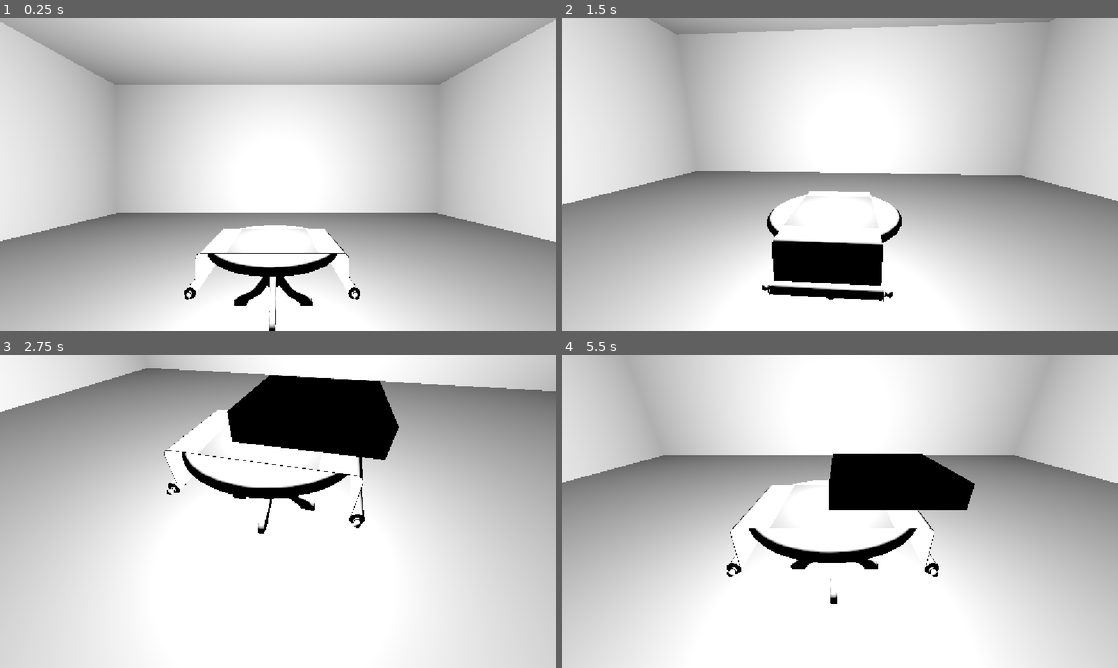
Above: before the commit, frames 1-4 (two rows, left to right).
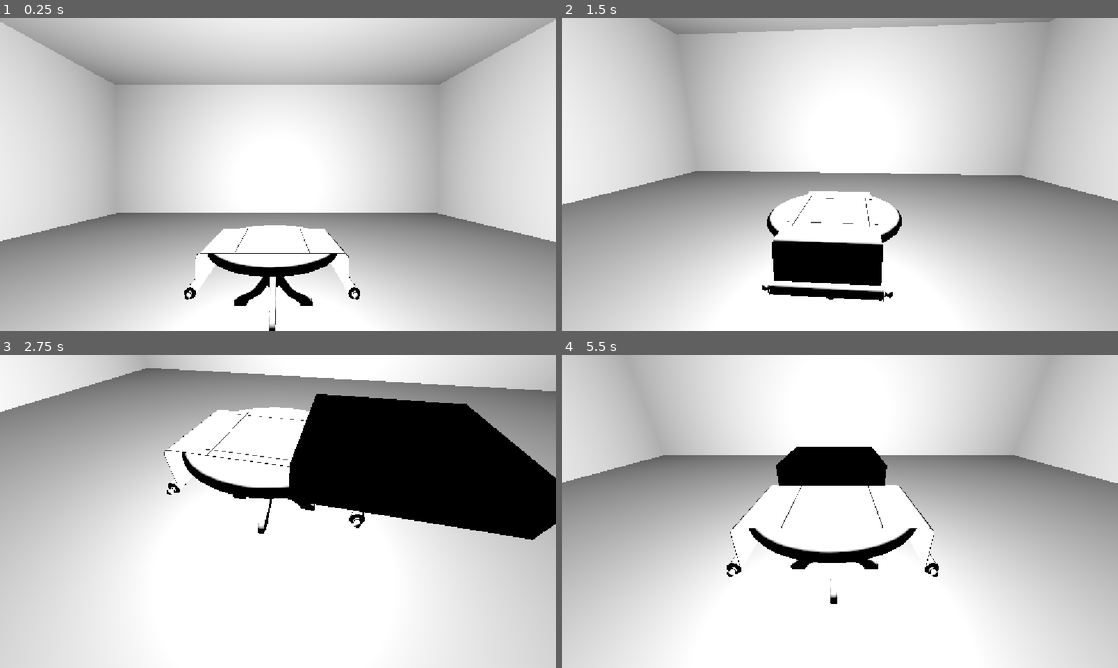
Above: after the commit, the same moments.

Repository: greywolfcode/TBD
Game: Godot game, scene res://areas/game.tscn
Same seed, same stepped clock (60 frames per second), same inputs: the game is played once before the commit and once after it.
Inputs (mouse positions are in pixels of both pictures, inside the frame that each line leads up to):
- Up to frame 1 (0.25 s): no input
- Up to frame 2 (1.5 s): tap Enter at 0.5 s; move the mouse to (962, 158) at 0.52 s; hold D (rotate_right) 0.53-1.28 s; tap Mouse wheel up (zoom_in) at 0.6 s; move the mouse to (728, 190) at 1.27 s; hold S (tilt_down) from 1.28 s (still down); tap Mouse wheel down (zoom_out) at 1.35 s
- Up to frame 3 (2.75 s): move the mouse to (333, 442) at 2.02 s; release S (tilt_down) at 2.03 s; hold D (rotate_right) from 2.03 s (still down); tap Mouse wheel up (zoom_in) at 2.1 s
- Up to frame 4 (5.5 s): move the mouse to (812, 574) at 2.77 s; release D (rotate_right) at 2.78 s; hold W (tilt_up) 2.78-3.53 s; tap Mouse wheel down (zoom_out) at 2.85, 4.35 s; move the mouse to (1006, 558) at 3.52 s; hold A (rotate_left) 3.53-5.03 s; tap Mouse wheel up (zoom_in) at 3.6, 5.1 s; move the mouse to (673, 464) at 4.27 s; move the mouse to (867, 511) at 5.02 s; hold S (tilt_down) from 5.03 s (still down)

The runs differ from the first frame. In frame 1, less than 0.1% of the frame differs, in the area x 42-56%, y 67-76%; in frame 2, less than 0.1%; in frame 3, 16%, in the area x 35-100%, y 6-60%; in frame 4, 4.5%.

Commit message:
Center tiles and grid at (0,0)

Diff:
--- a/src/world/map/map-center-material.tres
+++ b/src/world/map/map-center-material.tres
@@ -1,3 +1,10 @@
 [gd_resource type="ShaderMaterial" format=3 uid="uid://dc6dnldaumnb2"]
 
+[ext_resource type="Shader" uid="uid://bkncsvascm04i" path="res://world/map/map.gdshader" id="1_y3p5l"]
+
 [resource]
+render_priority = 0
+shader = ExtResource("1_y3p5l")
+shader_parameter/grid_colour = Color(0, 0, 0, 1)
+shader_parameter/cell_size = 1.0
+shader_parameter/line_thickness = 0.01
--- a/src/world/map/map.gdshader
+++ b/src/world/map/map.gdshader
@@ -11,7 +11,8 @@
 	vec3 world_pos = (INV_VIEW_MATRIX * vec4(VERTEX, 1.0)).xyz;
 
 	//shift grid to be centred at (0,0)
-	vec2 grid_pos = mod(world_pos.xz + cell_size * 0.5, cell_size) / cell_size - 0.5;
+	vec2 grid_pos = mod(world_pos.xz + cell_size, cell_size) / cell_size - 0.5;
+
 	grid_pos = abs(grid_pos) * 2.0;
 
 	//only apply colour when on one of the axis
--- a/src/world/table/table.gd
+++ b/src/world/table/table.gd
@@ -21,8 +21,8 @@
 	var result = space_state.intersect_ray(query)
 
 	if result:
-		var grid_x = floor(result.position.x) + 0.5
-		var grid_z = floor(result.position.z) + 0.5
+		var grid_x = floor(result.position.x)
+		var grid_z = floor(result.position.z)
 
 		preview.position.x = grid_x
 		preview.position.z = grid_z
